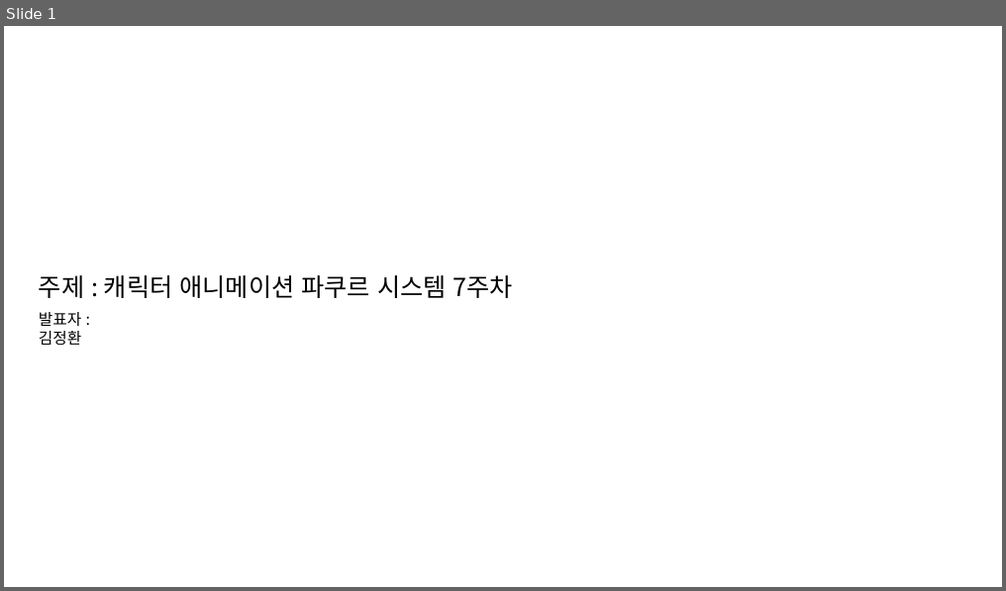
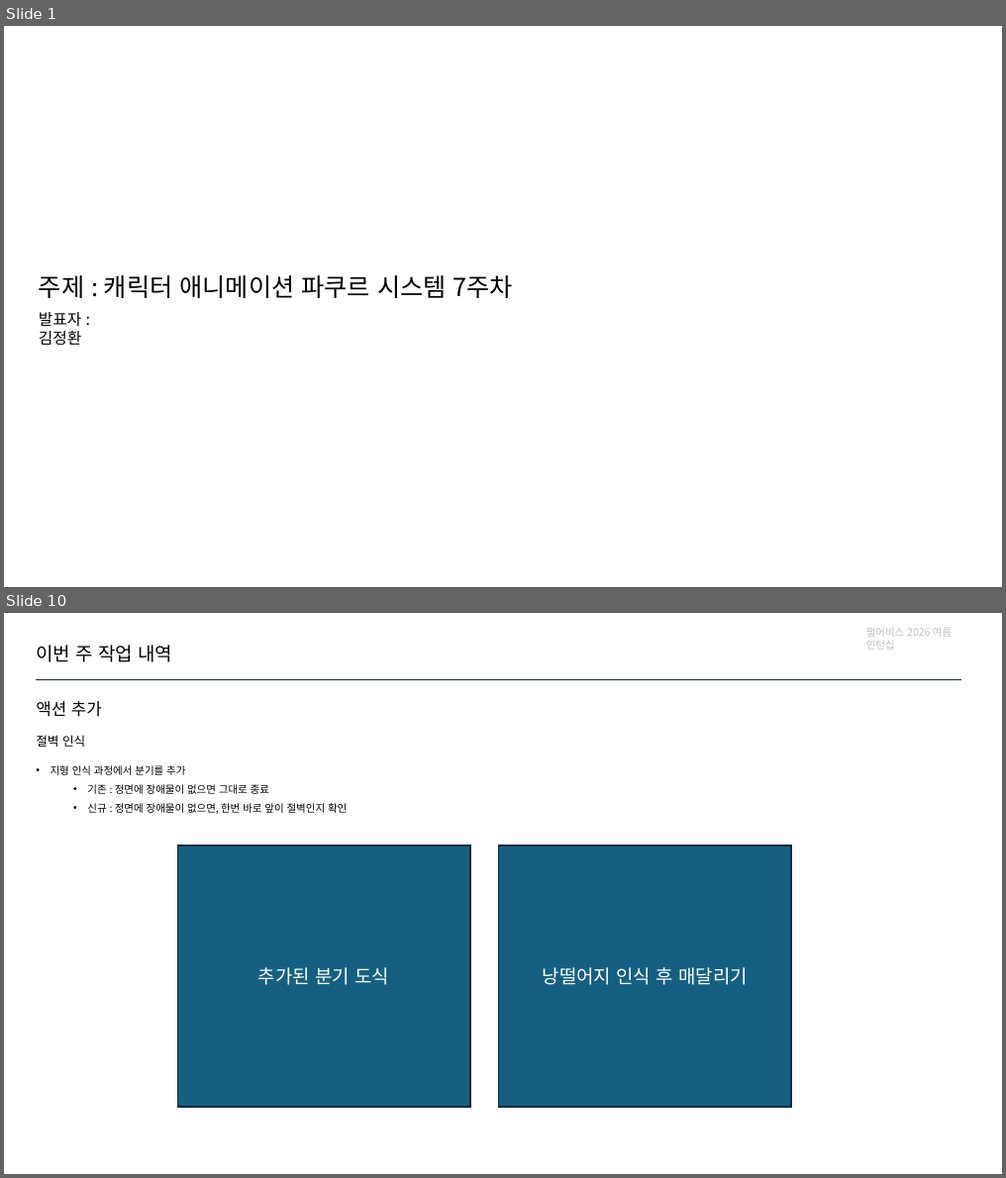
Before and after one commit to jhk0701/PA26-Character-Animation-Parkour, a slide deck: PPT/week7.pptx. Shown one above the other, each under a label of ours: slide 1 before the commit, slides 1 and 10 after it; the slides between them are not shown. The pictures are 1006x591 and 1006x1178 pixels, drawn with LibreOffice and Linux fonts; fonts in the diff are those of the drawing. Boxes give left, top, right and bottom in pixels: in the first picture for what was removed or moved away, otherwise in the second. Text is boxed around its words. In the diff, an @@ line names an element or a change of style, - is before the commit and + after.

```diff
--- a/PPT/week7.pptx
+++ b/PPT/week7.pptx
@@ slide 10 added at <box>4,613,1002,1174</box>, background #FFFFFF @@
@@ text added at <box>866,628,951,650</box>, 10 pt, text #BFBFBF @@
+펄어비스 2026 여름 인턴십
@@ text added at <box>36,645,172,663</box>, 18 pt, text #000000 @@
+이번 주 작업 내역
@@ text added at <box>36,701,102,717</box>, 16 pt, text #000000 @@
+액션 추가
@@ line added from (36, 680) to (961, 680), #0E2841 1.5 pt @@
@@ text added at <box>36,735,85,747</box>, 12 pt, text #000000 @@
+절벽 인식
@@ text added at <box>51,765,347,814</box>, 10 pt, text #000000 @@
+• 지형 인식 과정에서 분기를 추가
+  • 기존 : 정면에 장애물이 없으면 그대로 종료
+  • 신규 : 정면에 장애물이 없으면, 한번 바로 앞이 절벽인지 확인
@@ rectangle added at <box>177,846,470,1108</box>, fill #156082, outline #092A39 1.5 pt, 18 pt, text #FFFFFF @@
+추가된 분기 도식
@@ rectangle added at <box>499,846,792,1108</box>, fill #156082, outline #092A39 1.5 pt, 18 pt, text #FFFFFF @@
+낭떨어지 인식 후 매달리기
```
Also in this commit, not shown: 7 slides changed, 2 other slides added, 8 other files.
